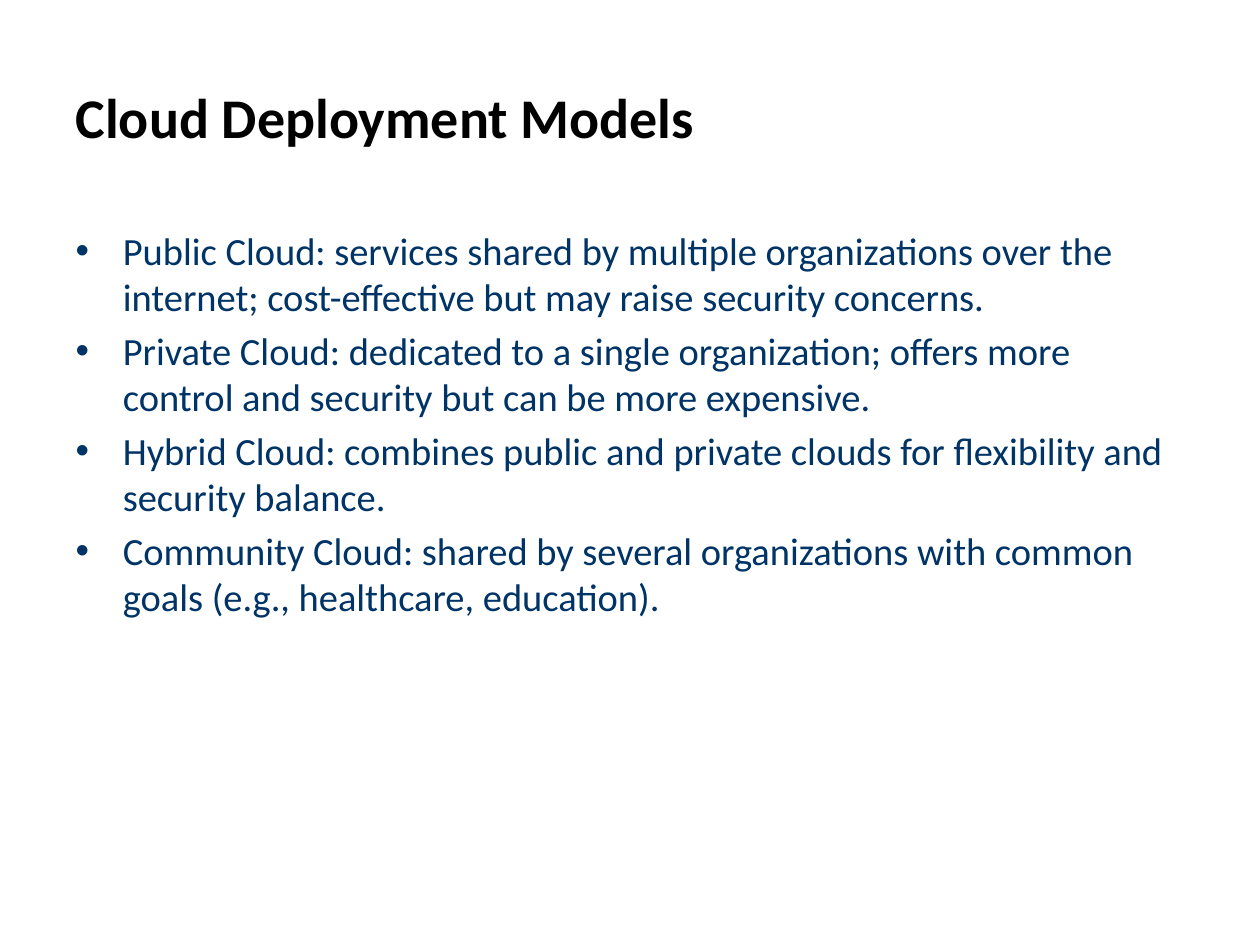
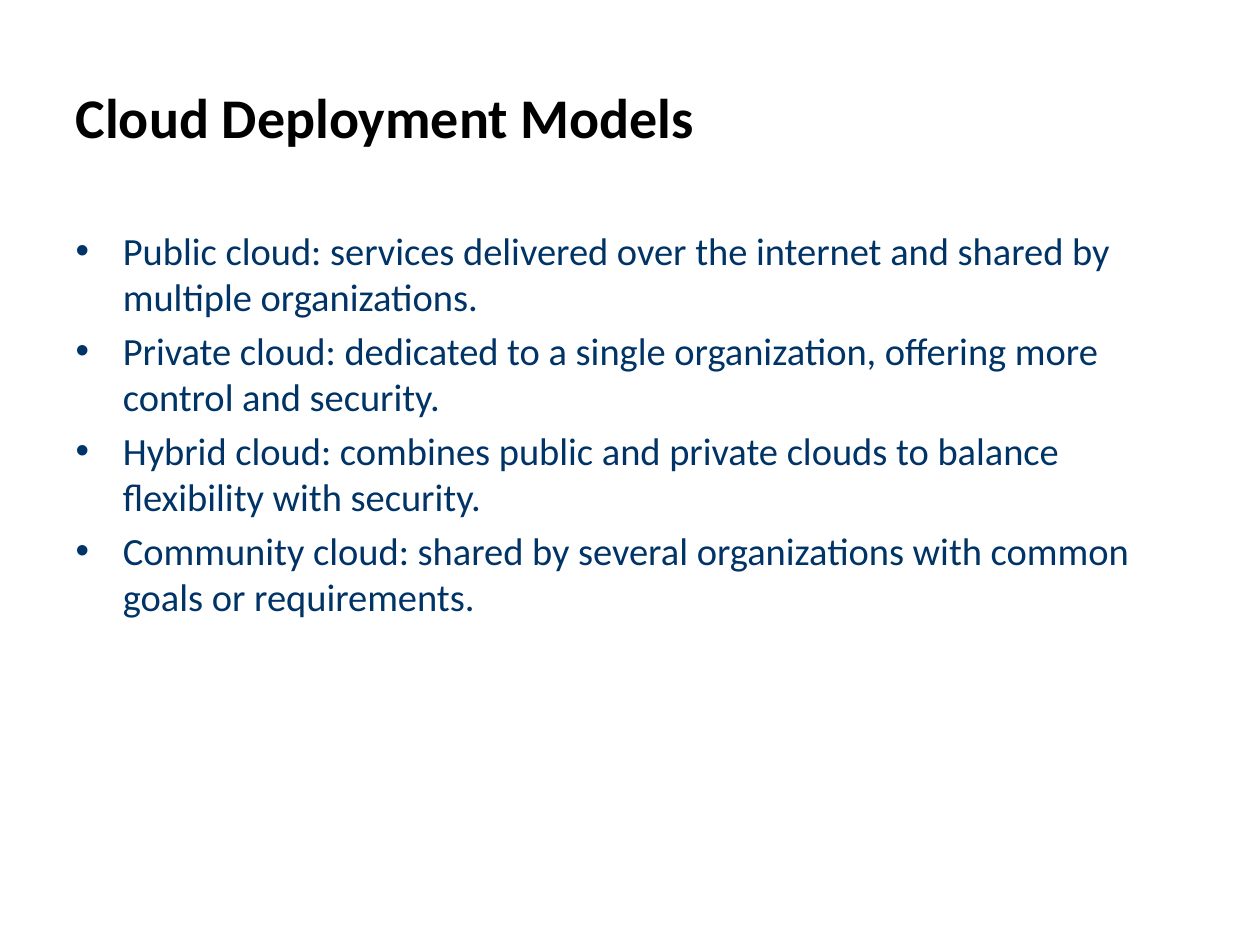
Before and after one commit to CodeByMonil/Lecture-Notes-Processor, a slide deck: slide 5 of outputs/slides/Monil_cc-lecture.pptx. Drawn at 1260x945 pixels with LibreOffice and Linux fonts; fonts in the diff are those of the drawing. Boxes give left, top, right and bottom in pixels: in the first picture for what was removed or moved away, otherwise in the second. Text is boxed around its words. In the diff, an @@ line names an element or a change of style, - is before the commit and + after.

```diff
--- a/outputs/slides/Monil_cc-lecture.pptx
+++ b/outputs/slides/Monil_cc-lecture.pptx
@@ text at (x1=123, y1=238, x2=1129, y2=618): text changed @@
-• Public Cloud: services shared by multiple organizations over the internet; cost-effective but may raise security concerns.
-• Private Cloud: dedicated to a single organization; offers more control and security but can be more expensive.
-• Hybrid Cloud: combines public and private clouds for flexibility and security balance.
-• Community Cloud: shared by several organizations with common goals (e.g., healthcare, education).
+• Public cloud: services delivered over the internet and shared by multiple organizations.
+• Private cloud: dedicated to a single organization, offering more control and security.
+• Hybrid cloud: combines public and private clouds to balance flexibility with security.
+• Community cloud: shared by several organizations with common goals or requirements.
```
Also in this commit, not shown: 6 other slides changed, 2 slides added, 1 slide removed, 19 other files.
